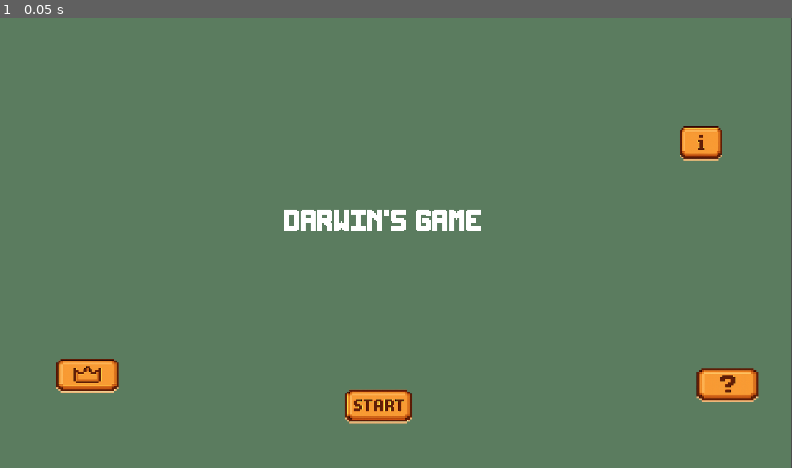
Above: before the commit, frame 1.
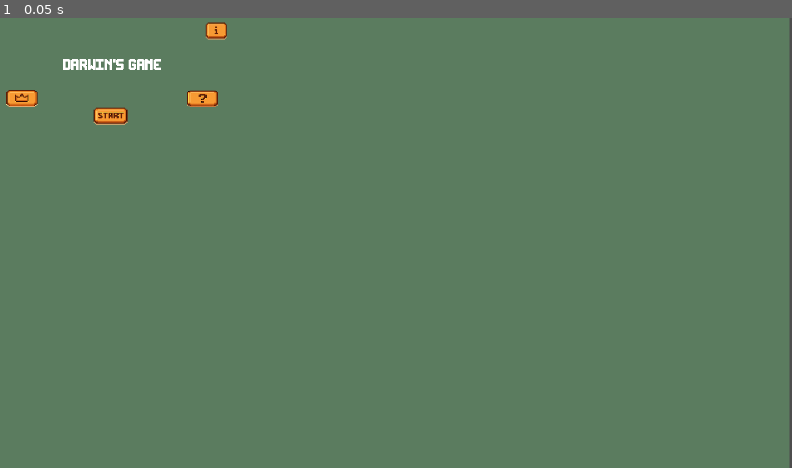
Above: after the commit, the same moment.

Repository: pr-th/D_Game
Game: Godot game, scene res://Scripts/game.tscn
Same seed, same stepped clock (60 frames per second), same inputs: the game is played once before the commit and once after it.
Inputs:
- Up to frame 1 (0.05 s): no input

The runs differ from the first frame. In frame 1, 3.9% of the frame differs, in the area x 0-100%, y 0-100%.

Commit message:
resolution plz work

Diff:
--- a/Scenes/info.tscn
+++ b/Scenes/info.tscn
@@ -13,8 +13,8 @@
 
 [node name="TextureRect" type="TextureRect" parent="."]
 offset_top = -2.0
-offset_right = 1920.0
-offset_bottom = 1079.0
+offset_right = 1150.0
+offset_bottom = 647.0
 texture = ExtResource("2_qjrxf")
 expand_mode = 1
 
@@ -33,35 +33,35 @@
 bbcode_enabled = true
 
 [node name="nextbutton" type="Sprite2D" parent="."]
-position = Vector2(1469, 761)
+position = Vector2(890, 446)
 rotation = 3.14159
 scale = Vector2(0.0700649, -0.0773661)
 texture = ExtResource("3_qjrxf")
 
 [node name="prevbutton" type="Sprite2D" parent="."]
-position = Vector2(401, 763)
+position = Vector2(242, 448)
 scale = Vector2(0.0737305, 0.0766602)
 texture = ExtResource("3_qjrxf")
 
 [node name="next_button" type="Button" parent="."]
-offset_left = 1433.0
-offset_top = 735.0
-offset_right = 1500.0
-offset_bottom = 794.0
+offset_left = 867.0
+offset_top = 423.0
+offset_right = 910.0
+offset_bottom = 474.0
 
 [node name="prev_button" type="Button" parent="."]
-offset_left = 378.0
-offset_top = 741.0
-offset_right = 428.0
-offset_bottom = 792.0
+offset_left = 219.0
+offset_top = 424.0
+offset_right = 269.0
+offset_bottom = 475.0
 
 [node name="home" type="Sprite2D" parent="."]
-position = Vector2(1430, 242)
+position = Vector2(1040, 66)
 scale = Vector2(0.142334, 0.115479)
 texture = ExtResource("4_ahul7")
 
 [node name="home_btn" type="Button" parent="."]
-offset_left = 1390.0
-offset_top = 219.0
-offset_right = 1470.0
-offset_bottom = 274.0
+offset_left = 1003.0
+offset_top = 36.0
+offset_right = 1083.0
+offset_bottom = 91.0
--- a/Scenes/main_menu.tscn
+++ b/Scenes/main_menu.tscn
@@ -18,61 +18,61 @@
 metadata/_edit_vertical_guides_ = [596.0, 223.0, 932.0, 575.0]
 
 [node name="Panel" type="Panel" parent="."]
-offset_right = 1918.0
-offset_bottom = 1086.0
+offset_right = 3829.0
+offset_bottom = 2166.0
 theme_override_styles/panel = SubResource("StyleBoxFlat_16hvj")
 
 [node name="Label" type="Label" parent="Panel"]
 layout_mode = 0
-offset_left = 701.0
-offset_top = 463.0
-offset_right = 1177.0
-offset_bottom = 642.0
+offset_left = 340.0
+offset_top = 201.0
+offset_right = 816.0
+offset_bottom = 380.0
 theme_override_fonts/font = ExtResource("2_cp0ys")
 theme_override_font_sizes/font_size = 64
 text = "DARWIN'S GAME"
 
 [node name="Crown_BTN" type="Button" parent="."]
-offset_left = 159.0
-offset_top = 817.0
-offset_right = 306.0
-offset_bottom = 900.0
+offset_left = 71.0
+offset_top = 350.0
+offset_right = 218.0
+offset_bottom = 433.0
 
 [node name="Info_BTN" type="Button" parent="."]
-offset_left = 1654.0
-offset_top = 267.0
-offset_right = 1754.0
-offset_bottom = 348.0
+offset_left = 1026.0
+offset_top = 23.0
+offset_right = 1126.0
+offset_bottom = 104.0
 
 [node name="Question_BTN" type="Button" parent="."]
-offset_left = 1694.0
-offset_top = 842.0
-offset_right = 1839.0
-offset_bottom = 927.0
+offset_left = 939.0
+offset_top = 349.0
+offset_right = 1084.0
+offset_bottom = 434.0
 
 [node name="Start_BTN" type="Button" parent="."]
-offset_left = 849.0
-offset_top = 894.0
-offset_right = 1011.0
-offset_bottom = 978.0
+offset_left = 488.0
+offset_top = 432.0
+offset_right = 650.0
+offset_bottom = 516.0
 
 [node name="s_btn" type="Sprite2D" parent="."]
-position = Vector2(905, 913)
+position = Vector2(547, 451)
 scale = Vector2(0.316081, 0.252441)
 texture = ExtResource("2_opfnp")
 
 [node name="i_btn" type="Sprite2D" parent="."]
-position = Vector2(1723, 281)
+position = Vector2(1098.13, 41.9375)
 scale = Vector2(0.22168, 0.25415)
 texture = ExtResource("4_yhxw7")
 
 [node name="C_btn" type="Sprite2D" parent="."]
-position = Vector2(208, 873)
+position = Vector2(122, 401)
 scale = Vector2(0.293132, 0.253296)
 texture = ExtResource("3_cp0ys")
 
 [node name="q_btn" type="Sprite2D" parent="."]
-position = Vector2(1797, 895)
+position = Vector2(1042, 402)
 scale = Vector2(0.326172, 0.250244)
 texture = ExtResource("5_trj04")
 
--- a/Scripts/game.tscn
+++ b/Scripts/game.tscn
@@ -5,8 +5,8 @@
 [node name="Control" type="Control"]
 layout_mode = 3
 anchors_preset = 0
-offset_right = 40.0
-offset_bottom = 40.0
+offset_right = 1917.0
+offset_bottom = 1073.0
 
 [node name="MainMenu" parent="." instance=ExtResource("2_ldmh8")]
 offset_top = -3.0
--- a/project.godot
+++ b/project.godot
@@ -17,10 +17,9 @@
 
 [display]
 
-window/size/viewport_width=1920
-window/size/viewport_height=1080
+window/size/viewport_width=3840
+window/size/viewport_height=2160
 window/stretch/mode="viewport"
-window/stretch/aspect="expand"
 
 [gui]
 
